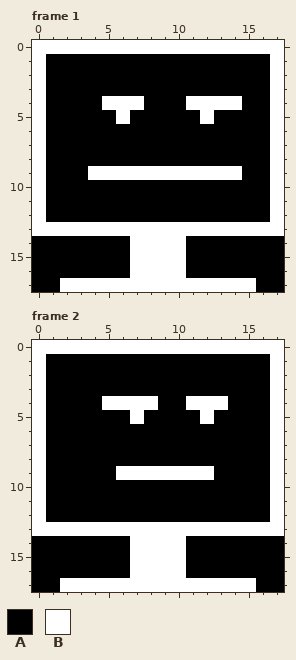
File history of a pixel-art file, assets/images/pets/computie_normal.ase. Above: the version before the commit.
18x18 pixels, 2 frames. Shown: frame 1, frame 2.
Visible layers, top first: "Layer", "Layer 2", "Layer 1".
Palette (. is transparent): A #000000  B #ffffff
Pixels before, frame 1, first column x 0:
 0 BBBBBBBBBBBBBBBBBB
 1 BAAAAAAAAAAAAAAAAB
 2 BAAAAAAAAAAAAAAAAB
 3 BAAAAAAAAAAAAAAAAB
 4 BAAAABBBAAABBBBAAB
 5 BAAAAABAAAAABAAAAB
 6 BAAAAAAAAAAAAAAAAB
 7 BAAAAAAAAAAAAAAAAB
 8 BAAAAAAAAAAAAAAAAB
 9 BAAABBBBBBBBBBBAAB
10 BAAAAAAAAAAAAAAAAB
11 BAAAAAAAAAAAAAAAAB
12 BAAAAAAAAAAAAAAAAB
13 BBBBBBBBBBBBBBBBBB
14 AAAAAAABBBBAAAAAAA
15 AAAAAAABBBBAAAAAAA
16 AAAAAAABBBBAAAAAAA
17 AABBBBBBBBBBBBBBAA
Pixels before, frame 2, first column x 0:
 0 BBBBBBBBBBBBBBBBBB
 1 BAAAAAAAAAAAAAAAAB
 2 BAAAAAAAAAAAAAAAAB
 3 BAAAAAAAAAAAAAAAAB
 4 BAAAABBBBAABBBAAAB
 5 BAAAAAABAAAABAAAAB
 6 BAAAAAAAAAAAAAAAAB
 7 BAAAAAAAAAAAAAAAAB
 8 BAAAAAAAAAAAAAAAAB
 9 BAAAAABBBBBBBAAAAB
10 BAAAAAAAAAAAAAAAAB
11 BAAAAAAAAAAAAAAAAB
12 BAAAAAAAAAAAAAAAAB
13 BBBBBBBBBBBBBBBBBB
14 AAAAAAABBBBAAAAAAA
15 AAAAAAABBBBAAAAAAA
16 AAAAAAABBBBAAAAAAA
17 AABBBBBBBBBBBBBBAA
After the commit:
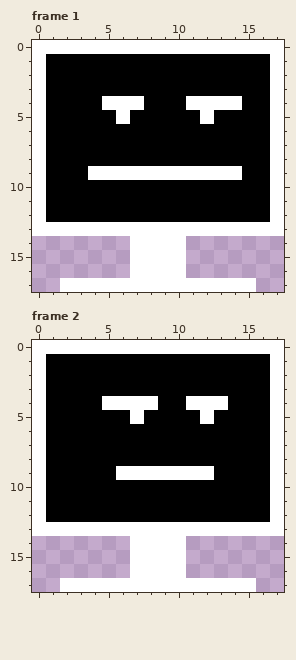
Difference:
layer "Layer 1" now hidden
layer "Layer 2" now hidden
Frame 1:
y 14..16: x 0..6 AAAAAAA -> .......; x 11..17 AAAAAAA -> .......
y 17: x 0..1 AA -> ..; x 16..17 AA -> ..
Frame 2: the same change as frame 1
Changed places in both pictures, as pixel boxes (x1, y1, x2, y2):
erased: (32, 236, 284, 292)
erased: (32, 536, 284, 592)
